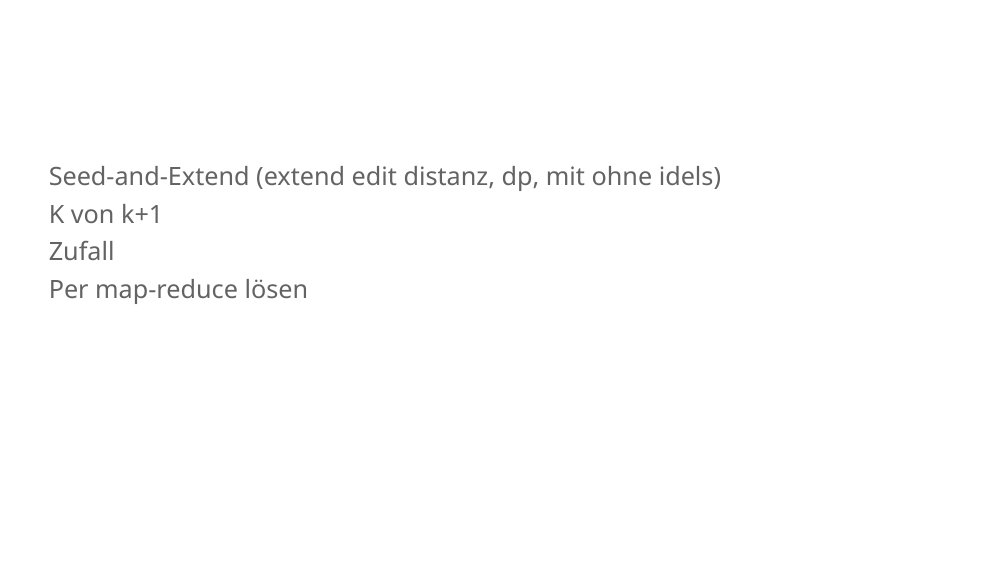
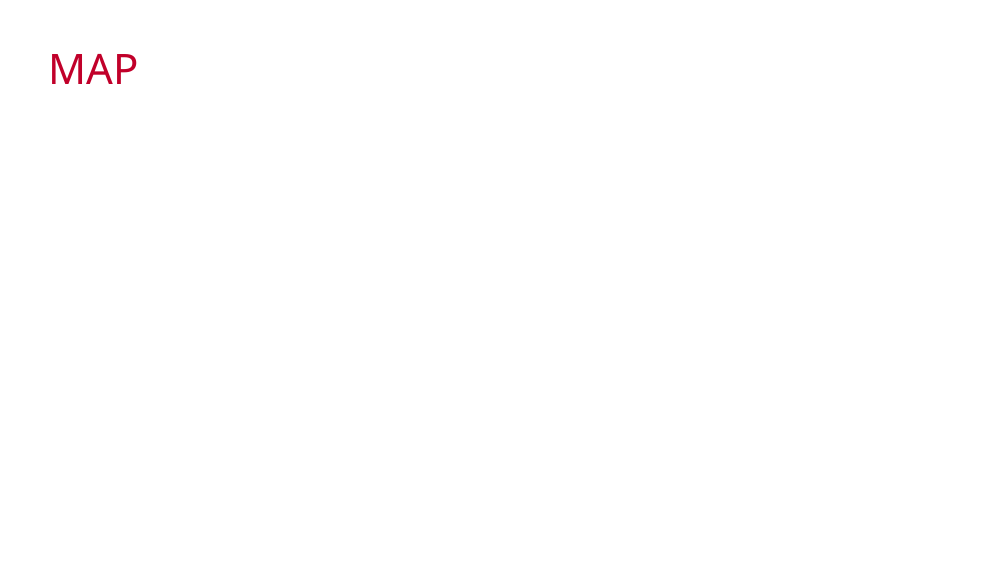
Before and after one commit to mawehl/BigData, a slide deck: slide 15 of CloudBurst_Wehle.pptx (slide 7 before the commit). Drawn at 1008x567 pixels with LibreOffice and Linux fonts; fonts in the diff are those of the drawing; background and template pictures are left out. Boxes give left, top, right and bottom in pixels: in the first picture for what was removed or moved away, otherwise in the second. Text is boxed around its words. In the diff, an @@ line names an element or a change of style, - is before the commit and + after.

```diff
--- a/CloudBurst_Wehle.pptx
+++ b/CloudBurst_Wehle.pptx
@@ title added at (49,54,139,84), 40 pt, text #C1002A @@
+MAP
@@ subtitle removed at (49,166,721,304) @@
-Seed-and-Extend (extend edit distanz, dp, mit ohne idels)
-K von k+1
-Zufall
-Per map-reduce lösen
```
Also in this commit, not shown: 4 other slides changed, 10 slides added.
